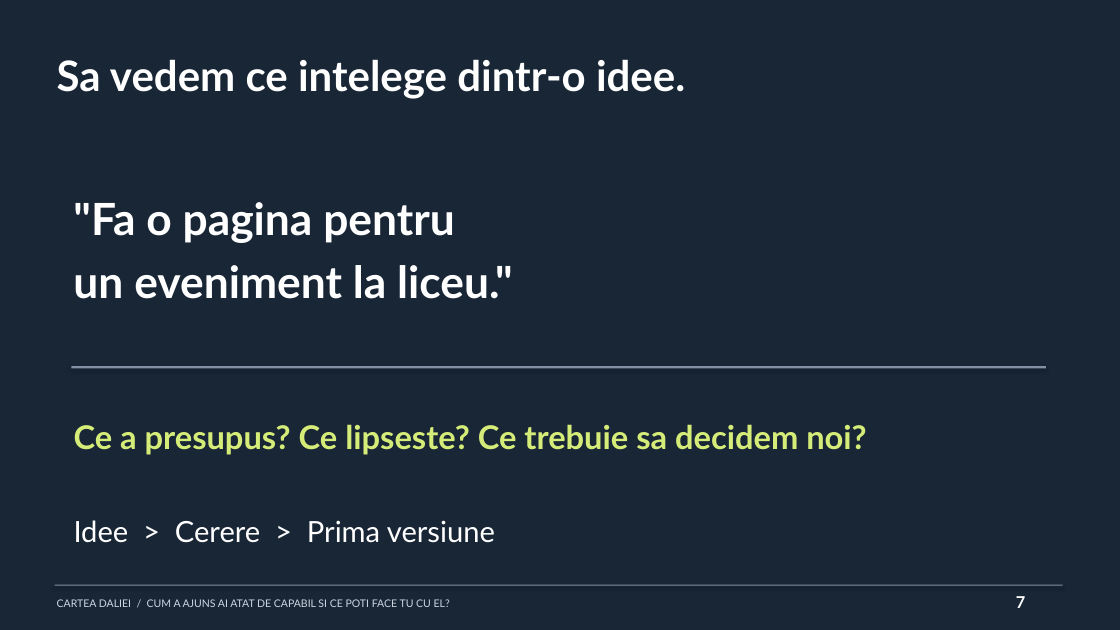
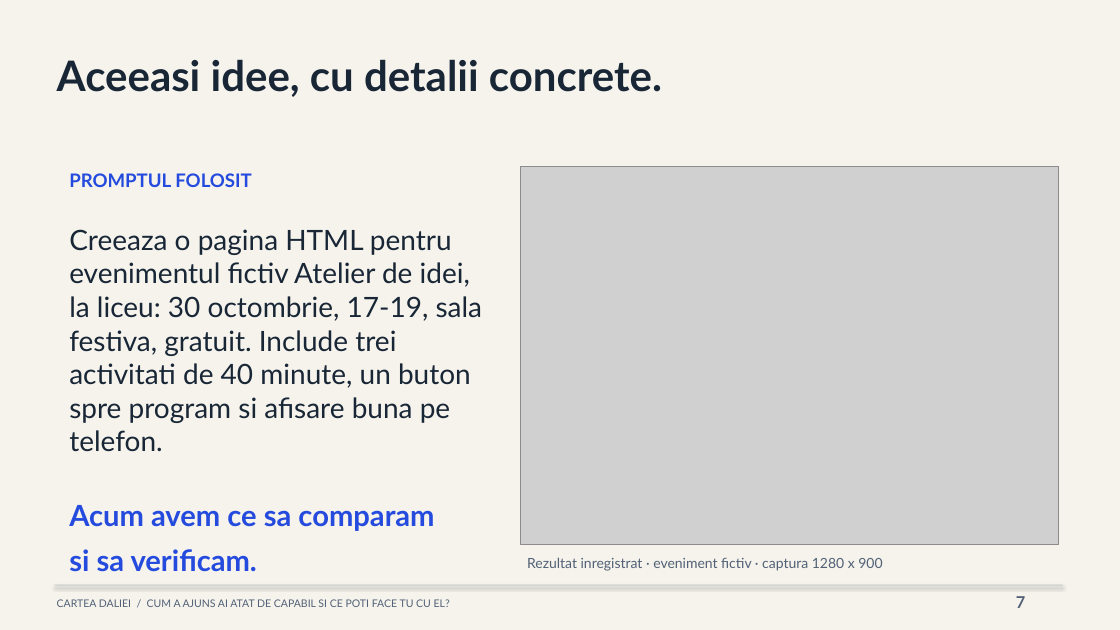
Before and after one commit to dragoshont/cartea-daliei-event-prep, a slide deck: slide 7 of downloads/cartea-daliei-ai.pptx. Drawn at 1120x630 pixels with LibreOffice and Linux fonts; fonts in the diff are those of the drawing; grey boxes stand for pictures. Boxes give left, top, right and bottom in pixels: in the first picture for what was removed or moved away, otherwise in the second. Text is boxed around its words. In the diff, an @@ line names an element or a change of style, - is before the commit and + after.

```diff
--- a/downloads/cartea-daliei-ai.pptx
+++ b/downloads/cartea-daliei-ai.pptx
@@ background #182636 to #F5F3EC @@
@@ text at (57,59,662,97): text changed; text colour #FFFFFF to #182636 @@
-Sa vedem ce intelege dintr-o idee.
+Aceeasi idee, cu detalii concrete.
@@ text added at (69,173,252,187), 16 pt, text #244BDD, bold @@
+PROMPTUL FOLOSIT
@@ picture added at (521,166,1059,544) @@
@@ text removed at (73,202,512,299) @@
-"Fa o pagina pentru
-un eveniment la liceu."
@@ text added at (69,229,483,452), 24 pt, text #182636 @@
+Creeaza o pagina HTML pentru evenimentul fictiv Atelier de idei, la liceu: 30 octombrie, 17-19, sala festiva, gratuit. Include trei activitati de 40 minute, un buton spre program si afisare buna pe telefon.
@@ rectangle removed at (71,366,1046,369) @@
@@ text at (69,505,434,572): text changed; size 28 to 25 pt; text colour #D6EC79 to #244BDD @@
-Ce a presupus? Ce lipseste? Ce trebuie sa decidem noi?
+Acum avem ce sa comparam
+si sa verificam.
@@ text removed at (74,520,495,543) @@
-Idee > Cerere > Prima versiune
@@ text added at (527,557,882,571), 12 pt, text #526176 @@
+Rezultat inregistrat · eveniment fictiv · captura 1280 x 900
@@ text "CARTEA DALIEI / CUM A ..." at (57,599,450,607): text colour #CDD6E1 to #526176 @@
@@ rectangle at (55,585,1063,586): fill #8190A2 to #C7CBC8 @@
@@ text "7" at (1016,596,1025,608): text colour #FFFFFF to #526176 @@
```
Also in this commit, not shown: 1 other slide changed, 5 other files.
